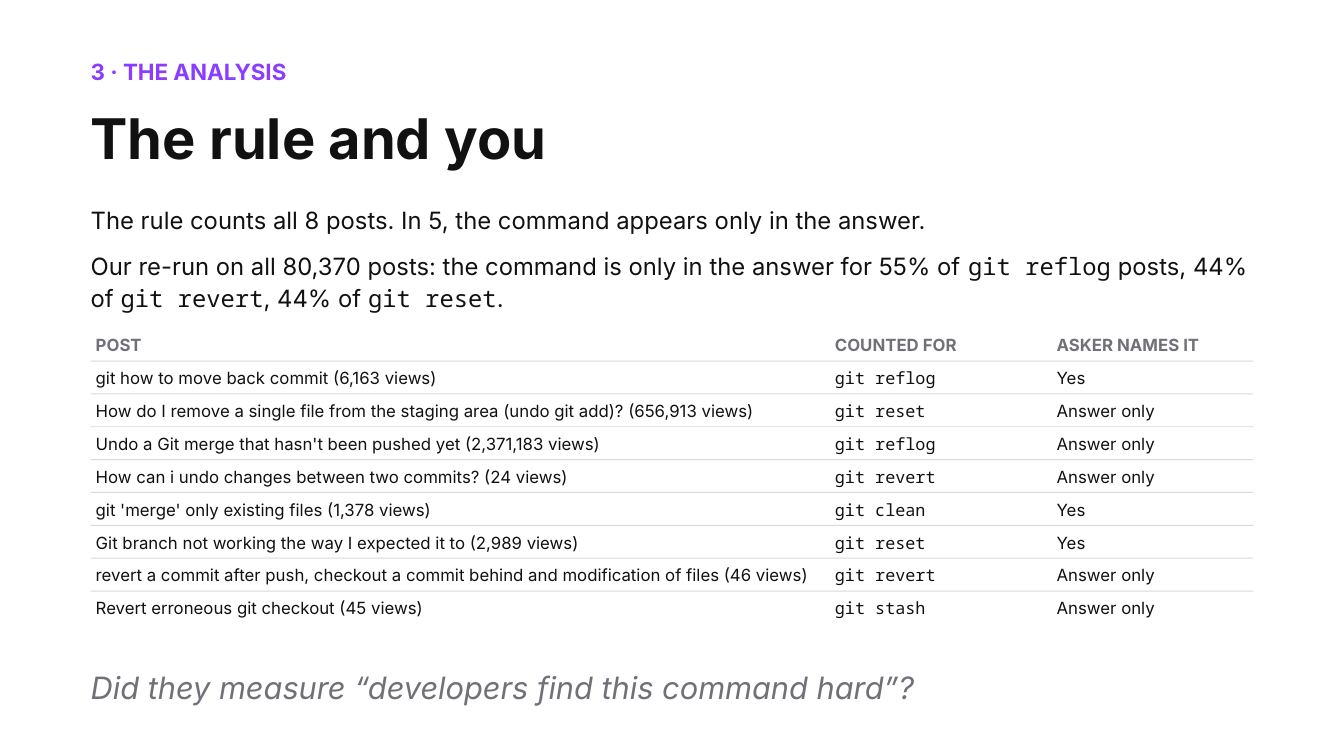
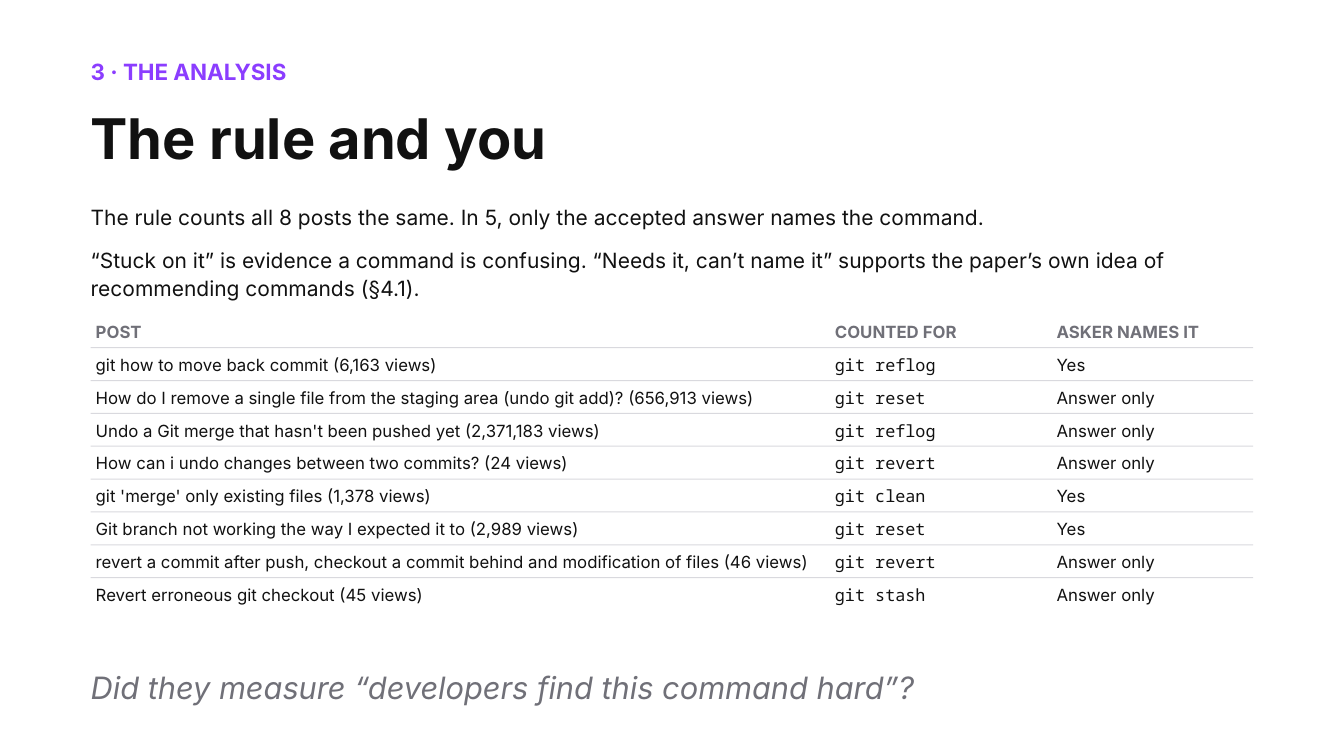
Before and after one commit to shubham3-ucb/cs294-pl, a slide deck: slide 11 of slides/thursday_app.pptx. Drawn at 1344x756 pixels with LibreOffice and Linux fonts; fonts in the diff are those of the drawing. Boxes give left, top, right and bottom in pixels: in the first picture for what was removed or moved away, otherwise in the second. Text is boxed around its words. In the diff, an @@ line names an element or a change of style, - is before the commit and + after.

```diff
--- a/slides/thursday_app.pptx
+++ b/slides/thursday_app.pptx
@@ text at [91,209,1164,301]: text changed; size 17 to 15 pt @@
-The rule counts all 8 posts. In 5, the command appears only in the answer.
-Our re-run on all 80,370 posts: the command is only in the answer for 55% of git reflog posts, 44% of git revert, 44% of git reset.
+The rule counts all 8 posts the same. In 5, only the accepted answer names the command.
+“Stuck on it” is evidence a command is confusing. “Needs it, can’t name it” supports the paper’s own idea of recommending commands (§4.1).
@@ 27 texts, 8 rectangles: place and size @@
-27 texts, 8 rectangles at [91,338,1253,618]
+27 texts, 8 rectangles at [91,325,1253,605]
```
Also in this commit, not shown: 10 other slides changed, 3 slides added, 2 slides removed, 20 other files.
